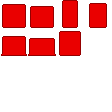
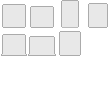
Before/after of a (112, 112) layered artwork. What changed in the layer stack:
renamed "Layer" to "PlayerSpritesheet.png", painted on it over [1, 0, 108, 56]
